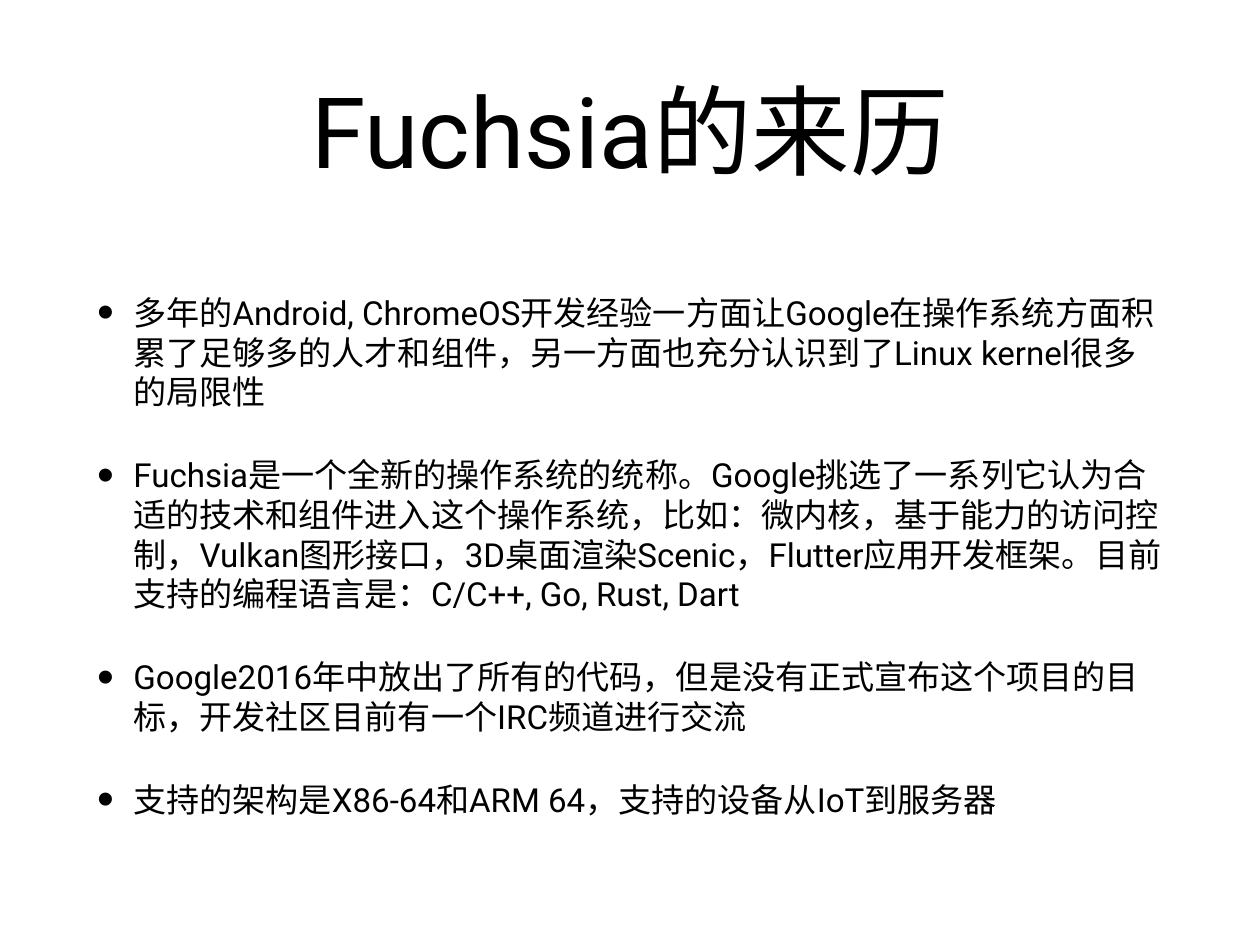
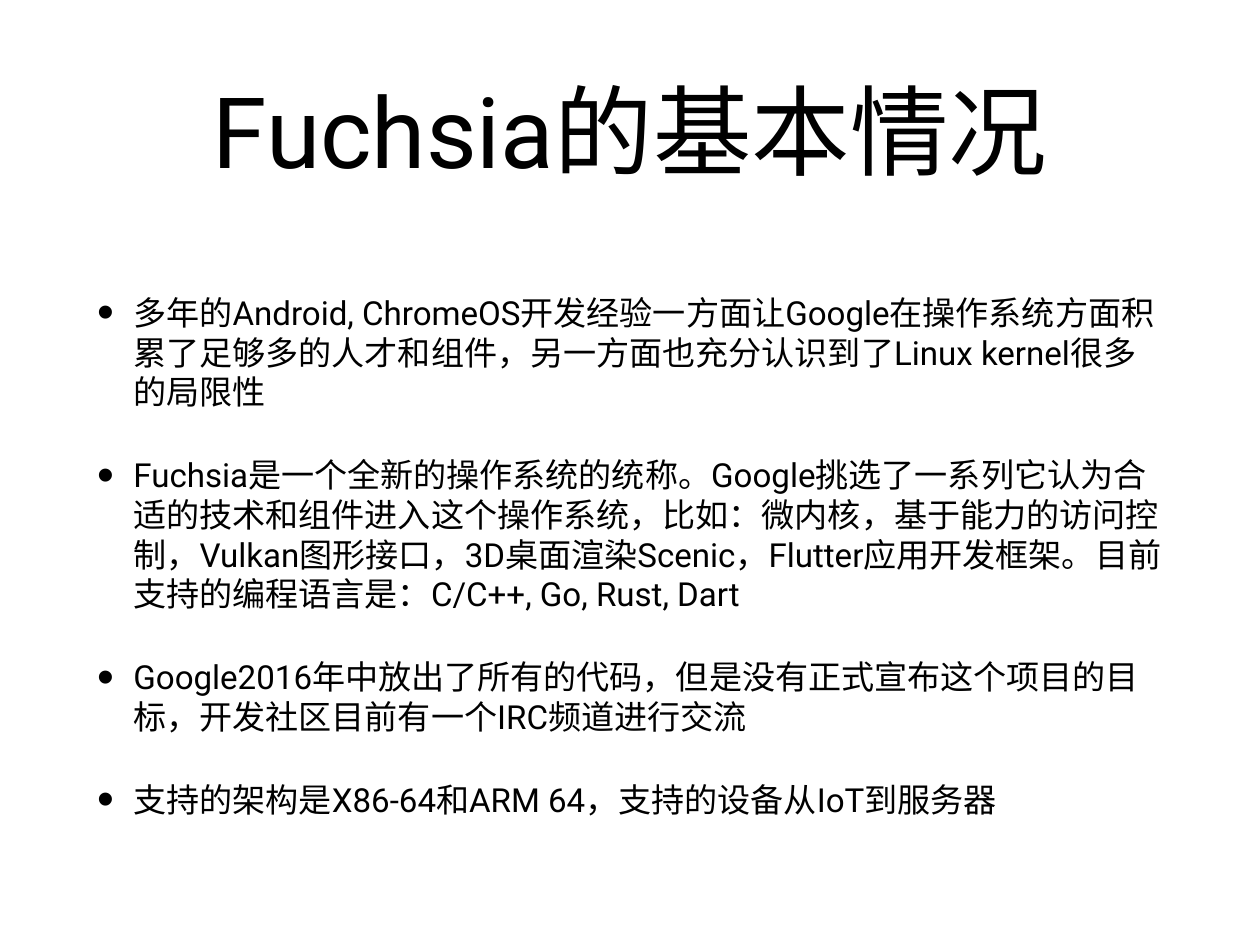
Before and after one commit to xuzhongxing/xuzhongxing.github.io, a slide deck: slide 2 of 201806fuchsia.pptx. Drawn at 1260x945 pixels with LibreOffice and Linux fonts; fonts in the diff are those of the drawing. Boxes give left, top, right and bottom in pixels: in the first picture for what was removed or moved away, otherwise in the second. Text is boxed around its words. In the diff, an @@ line names an element or a change of style, - is before the commit and + after.

```diff
--- a/201806fuchsia.pptx
+++ b/201806fuchsia.pptx
@@ title at (x1=213, y1=85, x2=1047, y2=176): text changed @@
-Fuchsia的来历
+Fuchsia的基本情况
```
Also in this commit, not shown: 1 other slide changed, 1 slide added, 1 other file.
